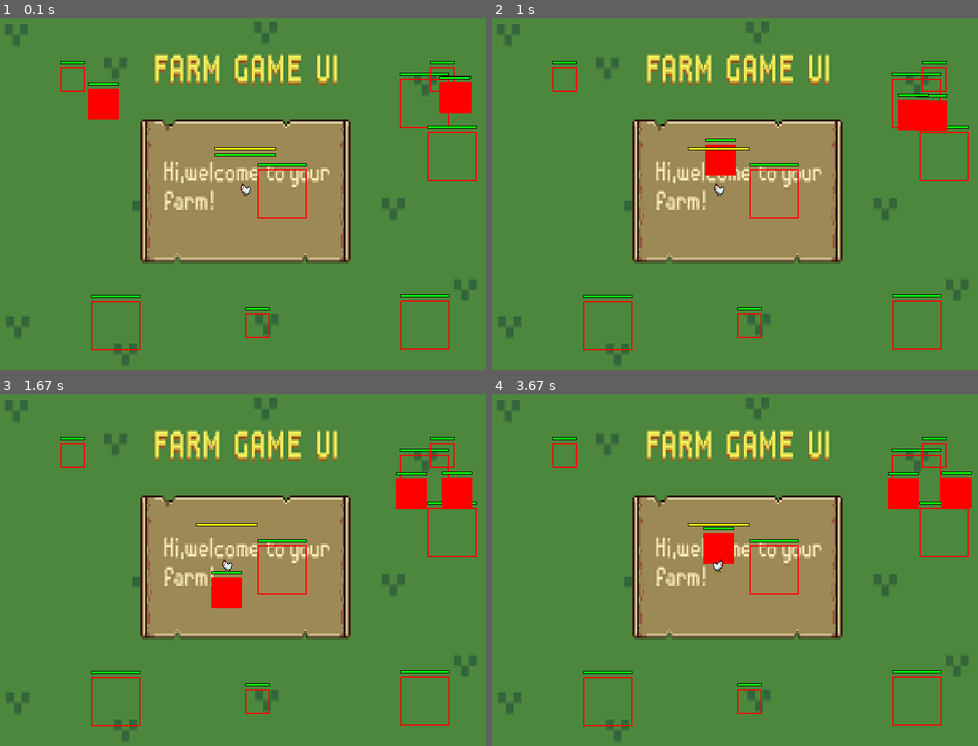
Above: before the commit, frames 1-4 (two rows, left to right).
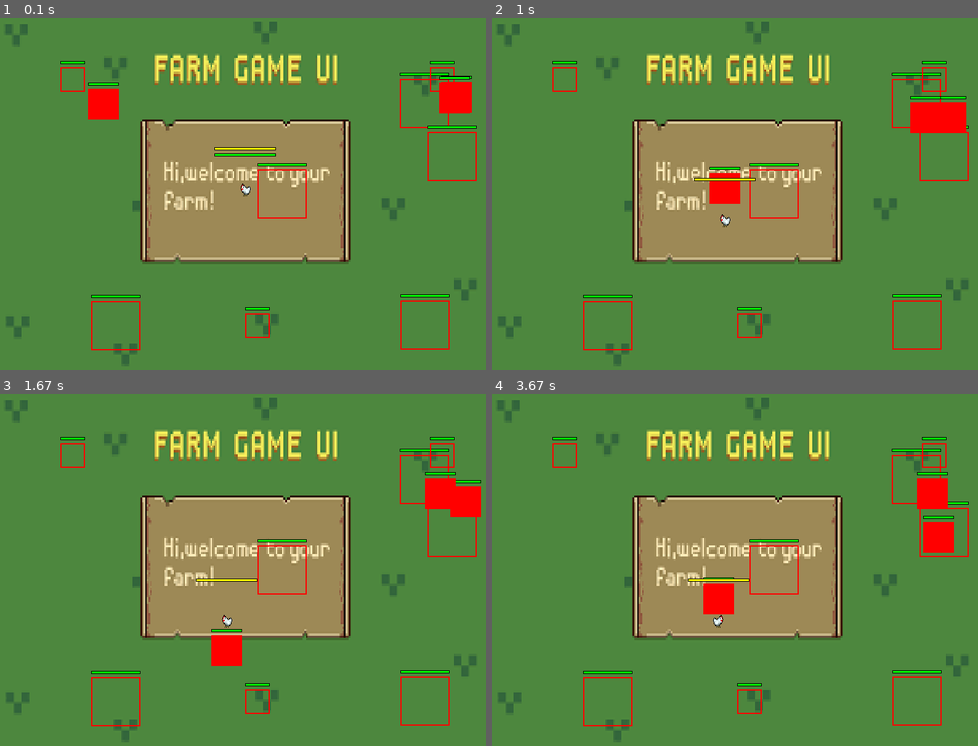
Above: after the commit, the same moments.

Repository: Zakihung/The-Chickening
Game: pygame game, started from main.py
The game is run twice, just before and just after one commit, with the same random seed, the same clock (stepped at 60 frames per second) and the same inputs.
Inputs:
- Up to frame 1 (0.1 s): no input
- Up to frame 2 (1 s): hold Right 0.33-0.8 s; hold Up from 0.83 s (still down)
- Up to frame 3 (1.67 s): release Up at 1.13 s; hold Right 1.17-1.63 s
- Up to frame 4 (3.67 s): hold Left 1.67-2.2 s; hold Down 2.23-2.53 s; tap D at 2.57 s; hold Left 2.9-3.3 s; hold Up from 3.33 s (still down)

Frame 1 is identical in both runs. In frame 2, 2.0% of the frame differs, in the area x 40-98%, y 21-60%; in frame 3, 2.7%; in frame 4, 3.5%, in the area x 40-99%, y 22-67%.

Commit message:
Ađ skill tree branches melee/ranged/bomb with apply

Diff:
--- a/modules/entities/player.py
+++ b/modules/entities/player.py
@@ -66,6 +66,11 @@
         self.unlocked_skills = []  # List skill ids
         self.crit_rate = 0.0  # For ranged crit
         # Add more: pierce = False, stun_chance = 0
+        self.branch = None  # Chosen branch
+        self.armor_mult = 1.0
+        self.ranged_pierce = 0
+        self.bomb_aoe_radius = BOMB_AOE_RADIUS
+        self.bomb_stun = 0.0
 
     def update(self, delta_time, keys):
         """
--- a/modules/screens/game_screen.py
+++ b/modules/screens/game_screen.py
@@ -22,11 +22,13 @@
         # Test equip
         self.item_manager.equip_item(self.player, 1)  # Test equip id1
         self.skills = Skills()
-        # Test random and apply
-        random_skills = self.skills.get_random_skills('melee', 3)
-        if random_skills:
-            test_id = random_skills[0]['id']
-            self.skills.apply_skill(self.player, test_id)
+        # Test choose branch and multiple upgrades
+        self.skills.choose_branch(self.player, 'melee')
+        for _ in range(3):  # 3 upgrades
+            random_skills = self.skills.get_random_skills(self.player.branch, 3)
+            if random_skills:
+                test_id = random_skills[0]['id']
+                self.skills.apply_skill(self.player, test_id)
 
     def update(self, delta_time, keys):
         """Update entities với delta_time và keys."""
--- a/modules/skills.py
+++ b/modules/skills.py
@@ -11,6 +11,8 @@
         with open(DATA_PATH + 'skills.json', 'r', encoding="utf8") as f:
             self.skills_data = json.load(f)['branches']  # Dict branches {melee: {skills: list}}
 
+        self.branches = list(self.skills_data.keys())  # ['melee', 'ranged', 'bomb']
+
     def get_random_skills(self, branch, count=3):
         """Return random 3 skills from branch (roguelite choose 1)."""
         branch_skills = self.skills_data.get(branch, {}).get('skills', [])
@@ -20,8 +22,8 @@
 
     def apply_skill(self, player, skill_id):
         """Apply skill effects to player."""
-        for branch in self.skills_data.values():
-            skill = next((s for s in branch['skills'] if s['id'] == skill_id), None)
+        for branch, data in self.skills_data.items():
+            skill = next((s for s in data['skills'] if s['id'] == skill_id), None)
             if skill:
                 effects = skill['effects']
                 if 'melee_damage_bonus' in effects:
@@ -30,9 +32,25 @@
                     player.max_hp += effects['hp_bonus']
                     player.hp += effects['hp_bonus']
                 if 'crit_rate' in effects:
-                    player.crit_rate = effects['crit_rate']  # Add player.crit_rate = 0 in init
-                if 'passive' in effects:
-                    # Placeholder passive (e.g., player.pierce = True for 'Bắn xuyên')
-                    player.unlocked_skills.append(skill_id)  # List unlocked
+                    player.crit_rate = effects['crit_rate']
+                if 'bomb_damage_bonus' in effects:
+                    player.bomb_damage += effects['bomb_damage_bonus']
+                if 'aoe_radius_bonus' in effects:
+                    player.bomb_aoe_radius += effects['aoe_radius_bonus']
+                if 'passive' in skill:
+                    if skill['passive'] == 'Tăng giáp 10%':
+                        player.armor_mult = 1.1  # Add player.armor_mult = 1.0 in init
+                    elif skill['passive'] == 'Bắn xuyên 1 kẻ thù':
+                        player.ranged_pierce = 1  # Add ranged_pierce = 0
+                    elif skill['passive'] == 'Trứng gây stun 2s':
+                        player.bomb_stun = 2.0  # Add bomb_stun = 0
+                player.unlocked_skills.append(skill_id)
+                player.branch = branch  # Set chosen branch
                 return True
         return False
+
+    def choose_branch(self, player, branch):
+        if branch in self.branches:
+            player.branch = branch
+            return True
+        return False
